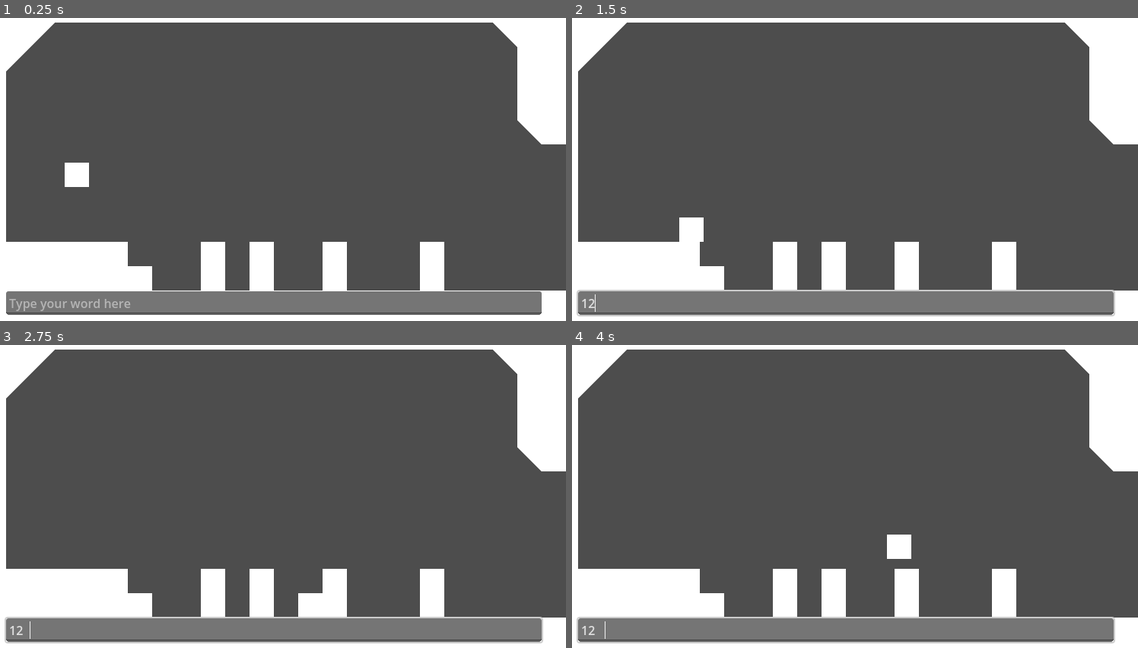
Above: before the commit, frames 1-4 (two rows, left to right).
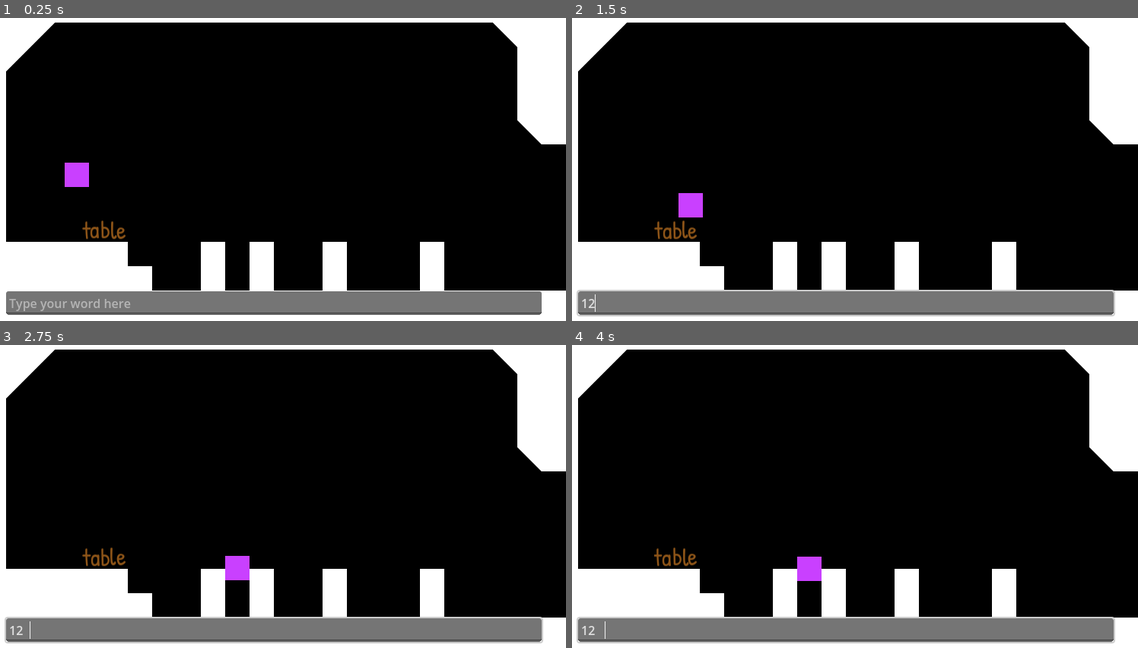
Above: after the commit, the same moments.

Repository: WordPlayEducation/word-play-platformer
Game: Godot game, scene res://main/main.tscn
The game is run twice, just before and just after one commit, with the same random seed, the same clock (stepped at 60 frames per second) and the same inputs.
Inputs (mouse positions are in pixels of both pictures, inside the frame that each line leads up to):
- Up to frame 1 (0.25 s): no input
- Up to frame 2 (1.5 s): click (843, 302) at 0.52 s; type "12" at 0.6 s; hold Right (ui_right) from 1.28 s (still down)
- Up to frame 3 (2.75 s): keep holding Right (ui_right); tap Space (jump) at 1.52, 2.27 s
- Up to frame 4 (4 s): release Right (ui_right) at 2.78 s; hold Left (ui_left) 2.78-3.53 s; hold Right (ui_right) from 3.53 s (still down); tap Space (jump) at 3.77 s

The runs differ from the first frame. In frame 1, 77% of the frame differs, in the area x 1-100%, y 1-90%; in frame 2, 77%; in frame 3, 77%; in frame 4, 77%.

Commit message:
Added word stuffs

Diff:
--- a/main/main.tscn
+++ b/main/main.tscn
@@ -1,13 +1,20 @@
-[gd_scene load_steps=7 format=3 uid="uid://jmbngirn2bc"]
+[gd_scene load_steps=8 format=3 uid="uid://jmbngirn2bc"]
 
 [ext_resource type="PackedScene" uid="uid://bhbw1ggbqmgw" path="res://main/player/player.tscn" id="1_kiugf"]
 [ext_resource type="PackedScene" uid="uid://bdgi21enh22hp" path="res://main/level/level.tscn" id="2_p8v2f"]
+[ext_resource type="PackedScene" uid="uid://m4r5mn8cdw3p" path="res://main/word_object/word_object.tscn" id="3_0fxnv"]
 [ext_resource type="Script" path="res://main/placer.gd" id="3_1iut8"]
 [ext_resource type="PackedScene" uid="uid://dmocbja62vbhh" path="res://main/ui/ui.tscn" id="3_kob5o"]
 [ext_resource type="Script" path="res://main/level/level_manager.gd" id="3_or2u5"]
 [ext_resource type="Script" path="res://main/creator/creator.gd" id="4_exasg"]
 
 [node name="Main" type="Node"]
+
+[node name="LevelManager" type="Node" parent="."]
+unique_name_in_owner = true
+script = ExtResource("3_or2u5")
+
+[node name="Level" parent="LevelManager" instance=ExtResource("2_p8v2f")]
 
 [node name="Player" parent="." instance=ExtResource("1_kiugf")]
 unique_name_in_owner = true
@@ -17,15 +24,12 @@
 unique_name_in_owner = true
 script = ExtResource("4_exasg")
 
+[node name="WordObject" parent="." instance=ExtResource("3_0fxnv")]
+position = Vector2(161, 359)
+
 [node name="Placer" type="Node" parent="."]
 unique_name_in_owner = true
 script = ExtResource("3_1iut8")
 
-[node name="LevelManager" type="Node" parent="."]
-unique_name_in_owner = true
-script = ExtResource("3_or2u5")
-
-[node name="Level" parent="LevelManager" instance=ExtResource("2_p8v2f")]
-
 [node name="UI" parent="." instance=ExtResource("3_kob5o")]
 unique_name_in_owner = true
--- a/main/player/player.gd
+++ b/main/player/player.gd
@@ -20,8 +20,8 @@
 	move_and_slide()
 	if Input.is_action_just_pressed("jump") and is_on_floor():
 		velocity.y = jump_speed
-
 	for i in get_slide_collision_count():
 		var c: KinematicCollision2D = get_slide_collision(i)
+
 		if c.get_collider() is RigidBody2D:
 			c.get_collider().apply_central_impulse(-c.get_normal() * push_force)
--- a/main/player/player.tscn
+++ b/main/player/player.tscn
@@ -3,19 +3,23 @@
 [ext_resource type="Script" path="res://main/player/player.gd" id="1_8prs4"]
 [ext_resource type="Texture2D" uid="uid://b56pfj42cgnn2" path="res://main/player/player.png" id="2_en7xm"]
 
-[sub_resource type="RectangleShape2D" id="RectangleShape2D_t0xtw"]
-size = Vector2(32, 32)
+[sub_resource type="CircleShape2D" id="CircleShape2D_0ttb4"]
+radius = 16.0
 
 [node name="Player" type="CharacterBody2D"]
+collision_layer = 2
+collision_mask = 5
 script = ExtResource("1_8prs4")
 speed = 288
 jump_speed = -820
 friction = 0.7
 acceleration = 0.7
+push_force = 8.0
 
 [node name="Sprite2D" type="Sprite2D" parent="."]
+modulate = Color(0.7875, 0.25, 1, 1)
 scale = Vector2(0.5, 0.5)
 texture = ExtResource("2_en7xm")
 
 [node name="CollisionShape2D" type="CollisionShape2D" parent="."]
-shape = SubResource("RectangleShape2D_t0xtw")
+shape = SubResource("CircleShape2D_0ttb4")
--- a/main/word_object/word_object.tscn
+++ b/main/word_object/word_object.tscn
@@ -1,8 +1,13 @@
-[gd_scene load_steps=3 format=3 uid="uid://m4r5mn8cdw3p"]
+[gd_scene load_steps=5 format=3 uid="uid://m4r5mn8cdw3p"]
 
 [ext_resource type="Script" path="res://main/word_object/word_object.gd" id="1_306ys"]
+[ext_resource type="FontFile" uid="uid://dsfgqxm0h10rb" path="res://main/word_object/patrick_hand.ttf" id="2_irqoj"]
 
 [sub_resource type="RectangleShape2D" id="RectangleShape2D_61c7p"]
+size = Vector2(64, 32)
+
+[sub_resource type="FontVariation" id="FontVariation_lda0n"]
+base_font = ExtResource("2_irqoj")
 
 [node name="WordObject" type="RigidBody2D"]
 collision_layer = 4
@@ -11,3 +16,31 @@
 
 [node name="CollisionShape2D" type="CollisionShape2D" parent="."]
 shape = SubResource("RectangleShape2D_61c7p")
+
+[node name="MarginContainer" type="MarginContainer" parent="."]
+custom_minimum_size = Vector2(32, 32)
+anchors_preset = 8
+anchor_left = 0.5
+anchor_top = 0.5
+anchor_right = 0.5
+anchor_bottom = 0.5
+offset_left = -20.0
+offset_top = -20.0
+offset_right = 20.0
+offset_bottom = 20.0
+grow_horizontal = 2
+grow_vertical = 2
+
+[node name="Label" type="RichTextLabel" parent="MarginContainer"]
+unique_name_in_owner = true
+custom_minimum_size = Vector2(32, 0)
+layout_mode = 2
+size_flags_horizontal = 4
+size_flags_vertical = 4
+theme_override_colors/default_color = Color(0.56, 0.335347, 0.0952, 1)
+theme_override_fonts/normal_font = SubResource("FontVariation_lda0n")
+theme_override_font_sizes/normal_font_size = 32
+bbcode_enabled = true
+text = "[shake][center]table"
+fit_content = true
+autowrap_mode = 0
--- a/project.godot
+++ b/project.godot
@@ -23,7 +23,7 @@
 
 window/size/viewport_width=768
 window/size/viewport_height=512
-window/stretch/mode="viewport"
+window/stretch/mode="canvas_items"
 
 [input]
 
@@ -43,3 +43,4 @@
 
 renderer/rendering_method="gl_compatibility"
 renderer/rendering_method.mobile="gl_compatibility"
+environment/defaults/default_clear_color=Color(0, 0, 0, 1)
Binary file added: main/word_object/patrick_hand.ttf
Not shown, added: main/word_object/patrick_hand.ttf.import
